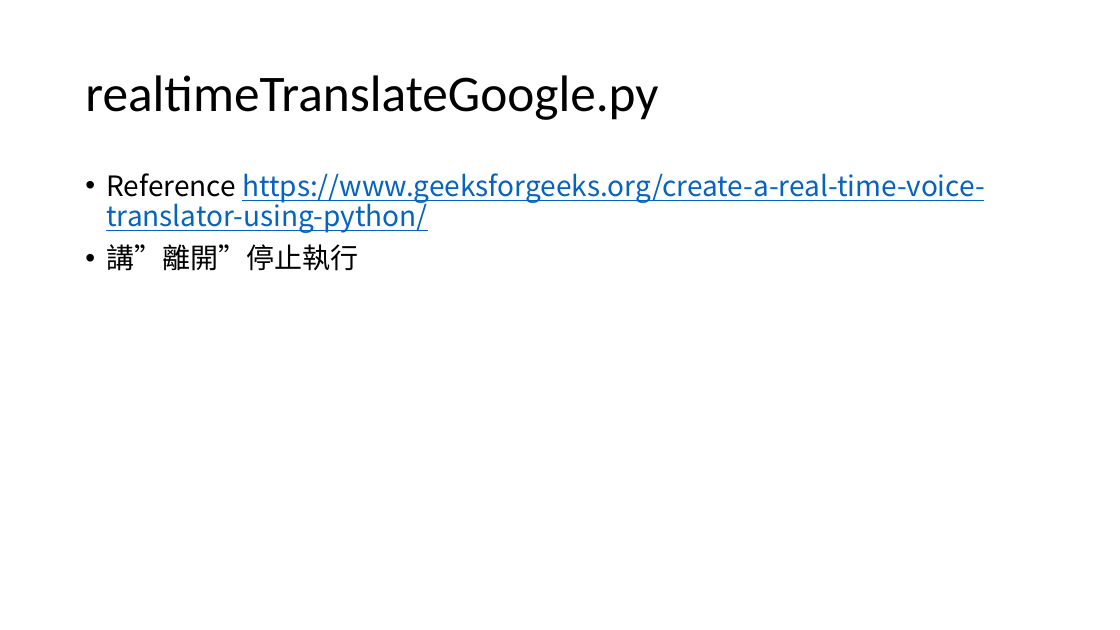
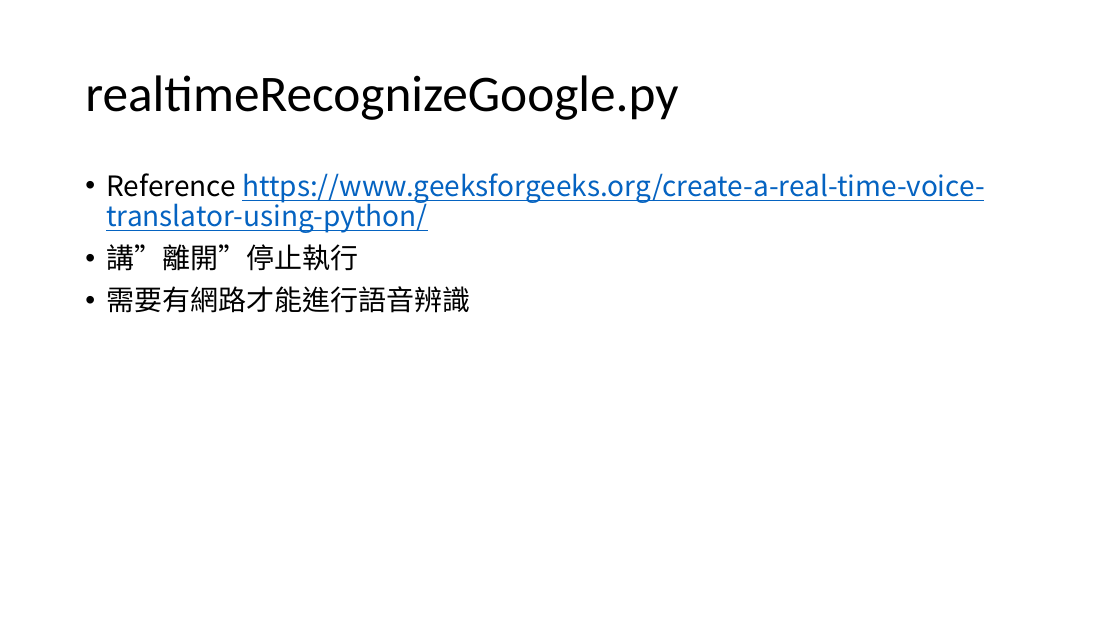
Before and after one commit to Luno82o/FinalProject-Impossible, a slide deck: slide 3 of note.pptx. Drawn at 1120x630 pixels with LibreOffice and Linux fonts; fonts in the diff are those of the drawing. Boxes give left, top, right and bottom in pixels: in the first picture for what was removed or moved away, otherwise in the second. Text is boxed around its words. In the diff, an @@ line names an element or a change of style, - is before the commit and + after.

```diff
--- a/note.pptx
+++ b/note.pptx
@@ title at [85, 75, 678, 120]: text changed @@
-realtimeTranslateGoogle.py
+realtimeRecognizeGoogle.py
@@ text at [106, 286, 470, 313]: paragraph added @@
+• 需要有網路才能進行語音辨識
```
Also in this commit, not shown: 1 other slide changed.
